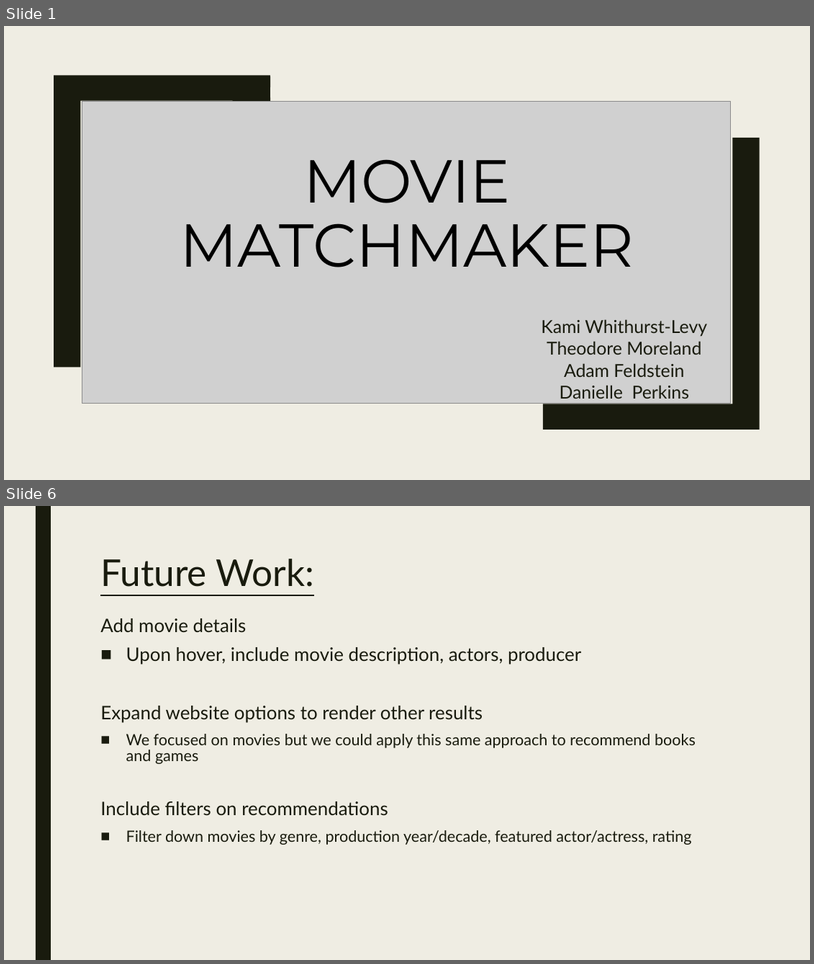
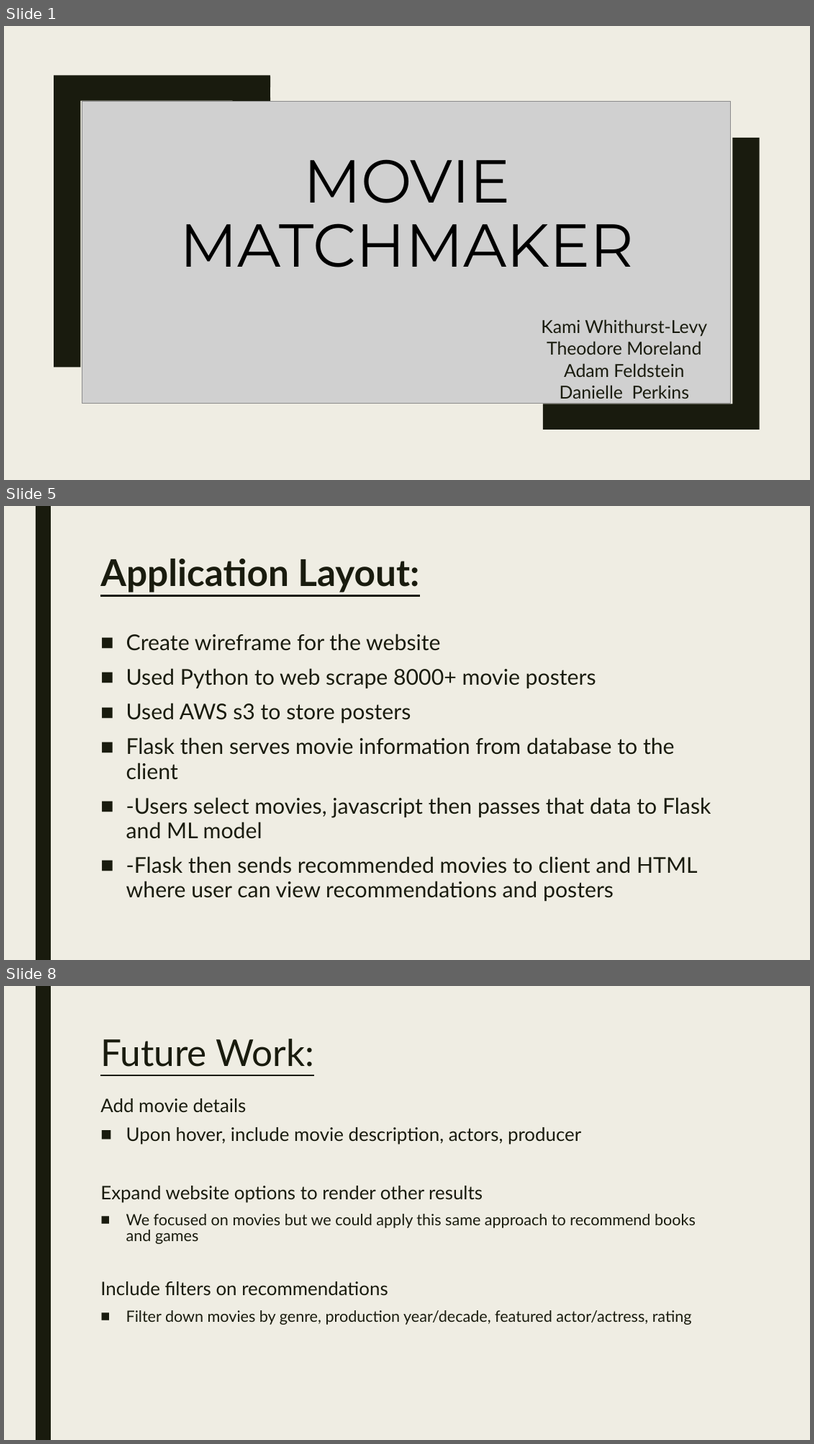
Before and after one commit to theodoremoreland/MovieIon, a slide deck: Movie matchmaker.pptx. Shown one above the other, each under a label of ours: slides 1 and 6 before the commit, slides 1, 5 and 8 after it; the slides between them are not shown. The pictures are 814x964 and 814x1444 pixels, drawn with LibreOffice and Linux fonts; fonts in the diff are those of the drawing; grey boxes stand for pictures. Boxes give left, top, right and bottom in pixels: in the first picture for what was removed or moved away, otherwise in the second. Text is boxed around its words. In the diff, an @@ line names an element or a change of style, - is before the commit and + after.

```diff
--- a/Movie matchmaker.pptx
+++ b/Movie matchmaker.pptx
@@ slide 5 added at [4, 506, 810, 960], background #EFEDE3; not listed: 1 template element that a slide beside it also shows @@
@@ title added at [100, 559, 419, 592], 44 pt, text #191B0E, bold, underline @@
+Application Layout:
@@ text added at [126, 633, 711, 901], 25.9 pt, text #191B0E @@
+■ Create wireframe for the website
+■ Used Python to web scrape 8000+ movie posters
+■ Used AWS s3 to store posters
+■ Flask then serves movie information from database to the client
+■ -Users select movies, javascript then passes that data to Flask and ML model
+■ -Flask then sends recommended movies to client and HTML where user can view recommendations and posters
@@ what was slide 6 is now slide 8 @@
```
Also in this commit, not shown: 3 slides changed, 2 other slides added, 1 slide removed.
